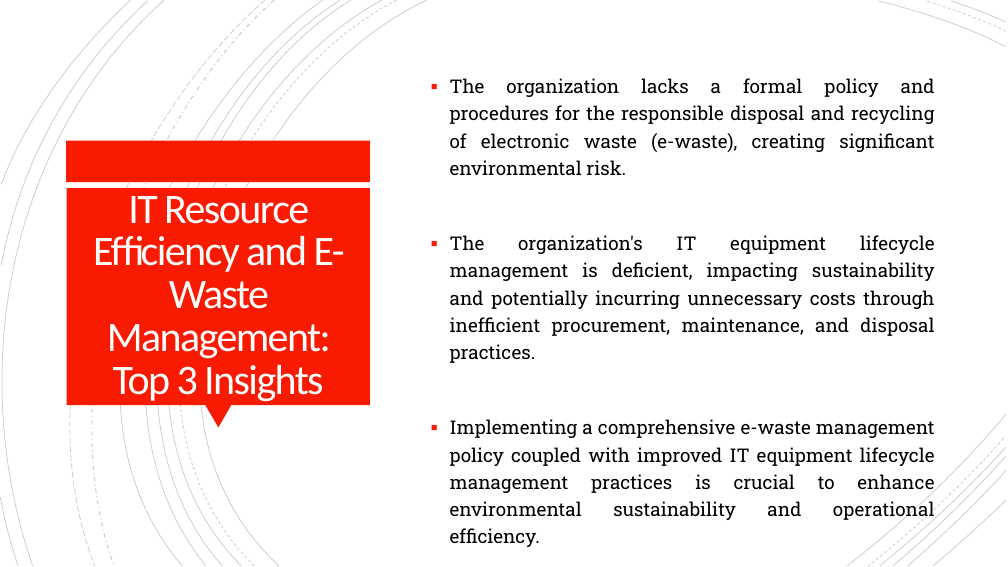
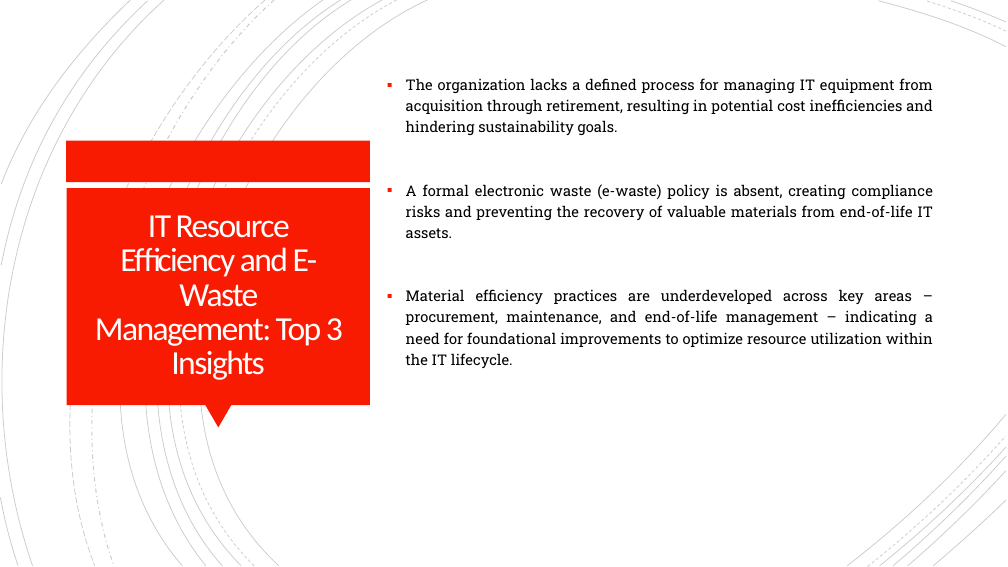
Before and after one commit to cyberox33/test_render_backend, a slide deck: slide 22 of Generated_Recommendation_Report_Streamlined.pptx. Drawn at 1008x567 pixels with LibreOffice and Linux fonts; fonts in the diff are those of the drawing. Boxes give left, top, right and bottom in pixels: in the first picture for what was removed or moved away, otherwise in the second. Text is boxed around its words. In the diff, an @@ line names an element or a change of style, - is before the commit and + after.

Commit message:
green within software v1

```diff
--- a/Generated_Recommendation_Report_Streamlined.pptx
+++ b/Generated_Recommendation_Report_Streamlined.pptx
@@ text at (x1=406, y1=78, x2=933, y2=368): text changed; size 18 to 14 pt @@
-▪ The organization lacks a formal policy and procedures for the responsible disposal and recycling of electronic waste (e-waste), creating significant environmental risk.
-▪ The organization's IT equipment lifecycle management is deficient, impacting sustainability and potentially incurring unnecessary costs through inefficient procurement, maintenance, and disposal practices.
-▪ Implementing a comprehensive e-waste management policy coupled with improved IT equipment lifecycle management practices is crucial to enhance environmental sustainability and operational efficiency.
+▪ The organization lacks a defined process for managing IT equipment from acquisition through retirement, resulting in potential cost inefficiencies and hindering sustainability goals.
+▪ A formal electronic waste (e-waste) policy is absent, creating compliance risks and preventing the recovery of valuable materials from end-of-life IT assets.
+▪ Material efficiency practices are underdeveloped across key areas – procurement, maintenance, and end-of-life management – indicating a need for foundational improvements to optimize resource utilization within the IT lifecycle.
@@ title "IT Resource Efficiency and E-Waste ..." at (x1=95, y1=215, x2=343, y2=380): size 40 to 32 pt @@
```
Also in this commit, not shown: 18 other slides changed, 13 other files.
